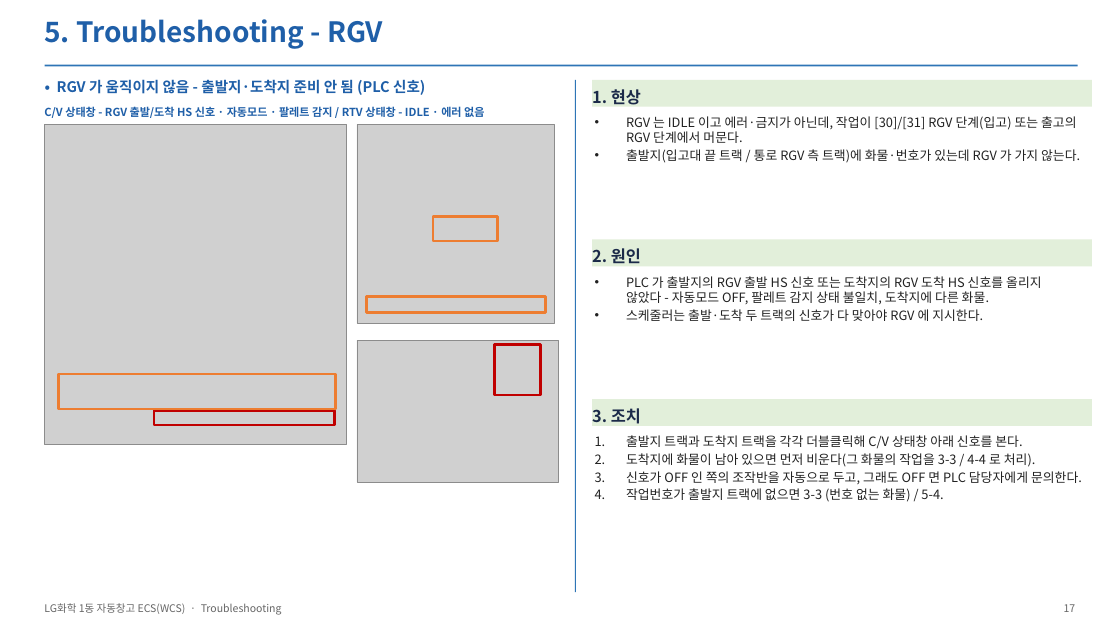
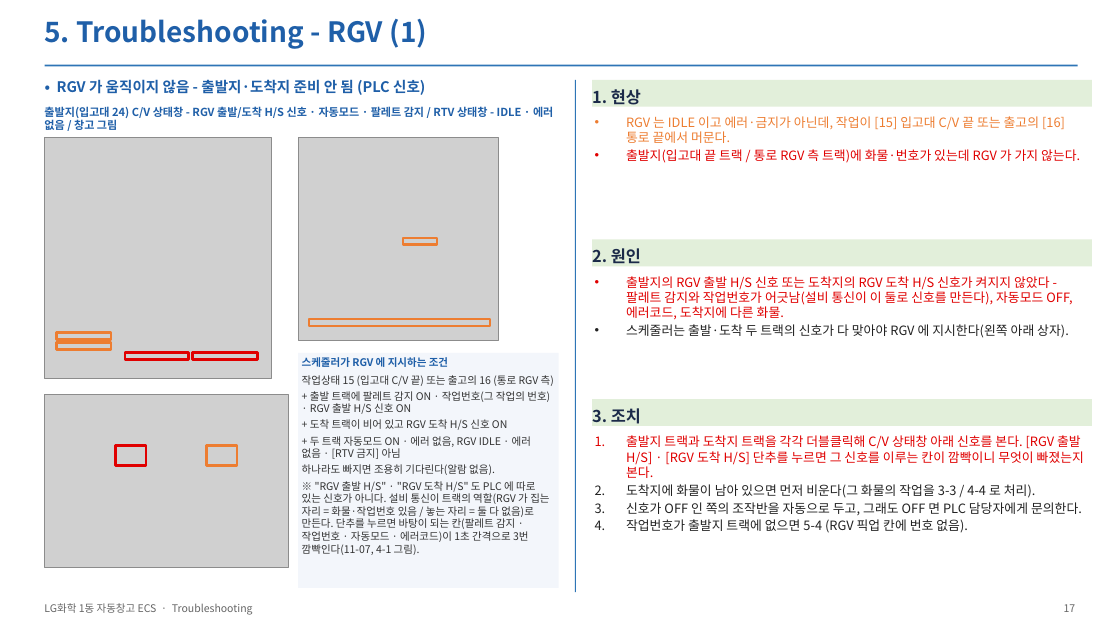
Before and after one commit to yeorijby-coder/LGLS_ALL, a slide deck: slide 17 of docs/산출물_20261110/05_ECS_Troubleshooting.pptx. Drawn at 1120x630 pixels with LibreOffice and Linux fonts; fonts in the diff are those of the drawing; grey boxes stand for pictures. Boxes give left, top, right and bottom in pixels: in the first picture for what was removed or moved away, otherwise in the second. Text is boxed around its words. In the diff, an @@ line names an element or a change of style, - is before the commit and + after.

```diff
--- a/docs/산출물_20261110/05_ECS_Troubleshooting.pptx
+++ b/docs/산출물_20261110/05_ECS_Troubleshooting.pptx
@@ text at (44, 19, 427, 49): text changed @@
-5. Troubleshooting - RGV
+5. Troubleshooting - RGV (1)
@@ text at (44, 106, 553, 130): text changed @@
-C/V 상태창 - RGV 출발/도착 HS 신호 · 자동모드 · 팔레트 감지 / RTV 상태창 - IDLE · 에러 없음
+출발지(입고대 24) C/V 상태창 - RGV 출발/도착 H/S 신호 · 자동모드 · 팔레트 감지 / RTV 상태창 - IDLE · 에러 없음 / 창고 그림
@@ text at (626, 116, 1065, 143): text changed; text colour #222222 to #ED7D31 @@
-• RGV 는 IDLE 이고 에러·금지가 아닌데, 작업이 [30]/[31] RGV 단계(입고) 또는 출고의 RGV 단계에서 머문다.
+• RGV 는 IDLE 이고 에러·금지가 아닌데, 작업이 [15] 입고대 C/V 끝 또는 출고의 [16] 통로 끝에서 머문다.
@@ picture: place and size @@
-picture at (45, 124, 347, 444)
+picture at (45, 138, 271, 378)
@@ picture added at (298, 138, 499, 340) @@
@@ picture removed at (357, 124, 555, 323) @@
@@ text at (626, 149, 1080, 163): text colour #222222 to #E00000 in "출발지(입고대 끝 트랙 / 통로 RGV 측 ..." @@
@@ rectangle: place and size @@
-rectangle at (433, 217, 497, 241)
+rectangle at (403, 238, 437, 245)
@@ text at (626, 276, 1072, 338): text changed; text colour #222222 to #E00000 @@
-• PLC 가 출발지의 RGV 출발 HS 신호 또는 도착지의 RGV 도착 HS 신호를 올리지 않았다 - 자동모드 OFF, 팔레트 감지 상태 불일치, 도착지에 다른 화물.
-• 스케줄러는 출발·도착 두 트랙의 신호가 다 맞아야 RGV 에 지시한다.
+• 출발지의 RGV 출발 H/S 신호 또는 도착지의 RGV 도착 H/S 신호가 켜지지 않았다 - 팔레트 감지와 작업번호가 어긋남(설비 통신이 이 둘로 신호를 만든다), 자동모드 OFF, 에러코드, 도착지에 다른 화물.
+• 스케줄러는 출발·도착 두 트랙의 신호가 다 맞아야 RGV 에 지시한다(왼쪽 아래 상자).
@@ rectangle: place and size @@
-rectangle at (366, 297, 545, 313)
+rectangle at (309, 319, 491, 326)
@@ rectangle added at (56, 343, 111, 350), outline #ED7D31 2.25 pt @@
@@ rectangle added at (56, 333, 111, 339), outline #ED7D31 2.25 pt @@
@@ rectangle added at (125, 353, 189, 360), outline #E00000 2.25 pt @@
@@ rectangle added at (192, 353, 257, 360), outline #E00000 2.25 pt @@
@@ rectangle added at (298, 353, 559, 588), fill #F3F6FB, 9 pt, text #333333 @@
+스케줄러가 RGV 에 지시하는 조건
+작업상태 15 (입고대 C/V 끝) 또는 출고의 16 (통로 RGV 측)
++ 출발 트랙에 팔레트 감지 ON · 작업번호(그 작업의 번호) · RGV 출발 H/S 신호 ON
++ 도착 트랙이 비어 있고 RGV 도착 H/S 신호 ON
++ 두 트랙 자동모드 ON · 에러 없음, RGV IDLE · 에러 없음 · [RTV 금지] 아님
+하나라도 빠지면 조용히 기다린다(알람 없음).
+※ "RGV 출발 H/S" · "RGV 도착 H/S" 도 PLC 에 따로 있는 신호가 아니다. 설비 통신이 트랙의 역할(RGV 가 집는 자리 = 화물·작업번호 있음 / 놓는 자리 = 둘 다 없음)로 만든다. 단추를 누르면 바탕이 되는 칸(팔레트 감지 · 작업번호 · 자동모드 · 에러코드)이 1초 간격으로 3번 깜빡인다(11-07, 4-1 그림).
@@ picture removed at (357, 340, 559, 482) @@
@@ rectangle removed at (495, 344, 541, 395) @@
@@ rectangle removed at (59, 374, 336, 409) @@
@@ picture added at (45, 395, 288, 567) @@
@@ rectangle removed at (155, 411, 335, 425) @@
@@ rectangle added at (115, 445, 145, 465), outline #E00000 2.25 pt @@
@@ rectangle added at (207, 445, 237, 465), outline #ED7D31 2.25 pt @@
@@ text at (626, 435, 1084, 478): text changed; text colour #222222 to #E00000 @@
-1. 출발지 트랙과 도착지 트랙을 각각 더블클릭해 C/V 상태창 아래 신호를 본다.
+1. 출발지 트랙과 도착지 트랙을 각각 더블클릭해 C/V 상태창 아래 신호를 본다. [RGV 출발 H/S] · [RGV 도착 H/S] 단추를 누르면 그 신호를 이루는 칸이 깜빡이니 무엇이 빠졌는지 본다.
@@ text at (626, 519, 968, 533): text changed @@
-4. 작업번호가 출발지 트랙에 없으면 3-3 (번호 없는 화물) / 5-4.
+4. 작업번호가 출발지 트랙에 없으면 5-4 (RGV 픽업 칸에 번호 없음).
@@ text at (44, 603, 253, 615): text changed @@
-LG화학 1동 자동창고 ECS(WCS) · Troubleshooting
+LG화학 1동 자동창고 ECS · Troubleshooting
```
Also in this commit, not shown: 23 other slides changed, 1 slide removed, 18 other files.
